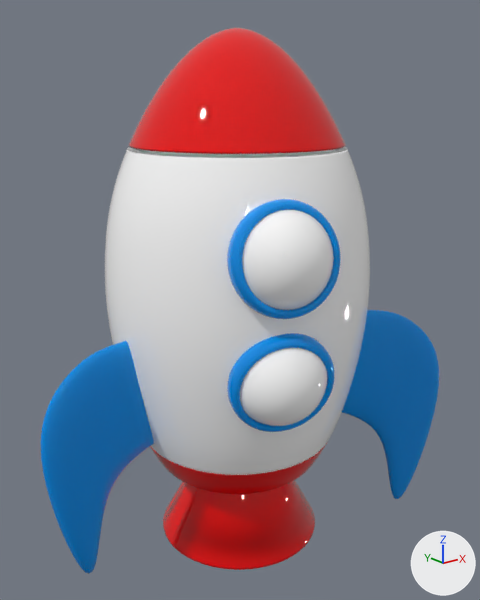
One commit to the FBX model Frontend/public/rocket.fbx: the scene before it, then after it.
The view is the same before and after, from a 50 mm lens placed at (-2.76, -3.47, 1.46), pointed at (0.03, 0.01, 0.06). The lights are fixed; the arrows at lower right show +X, +Y and +Z.
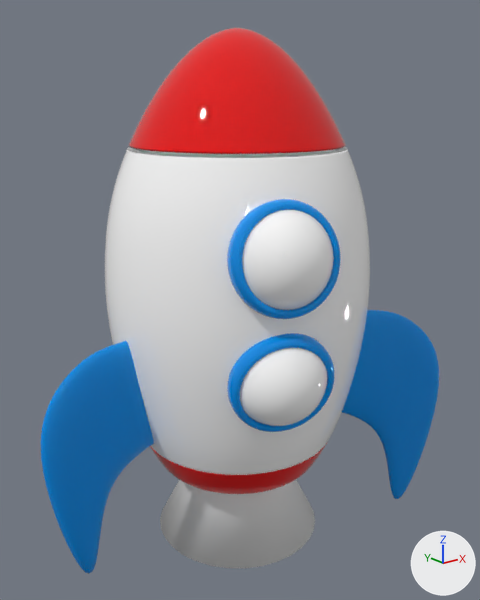
Commit message: CHANGED ROCKET

Where the newer file only moved an object's origin or applied its transform, the numbers keep the older frame.

Location of each change, (x1, y1, x2, y2) in pixels of the pictures (480 x 600 px):
part 1 of me_sphere_010, rebuilt: before (163, 480, 315, 570); after (160, 480, 315, 568)

Diff of the bpy script that builds the scene:
```diff
--- a/Frontend/public/rocket.fbx.py
+++ b/Frontend/public/rocket.fbx.py
@@ mat_material_013 @@
+mat_material_013 = principled_material('Material.013')
+mat_material_013.base_color = (0.8, 0.8, 0.8)  # white #e7e7e7
+mat_material_013.roughness = 0.4
@@ me_sphere_010 @@
 # used by ob_sphere_003; location = (0.0, 0.0, 0.0)
-me_sphere_010.from_pydata(...)  # 44261 vertices, 45876 faces; spans x -1.49..1.23, y -1.03..1.33, z -1.69..1.84
+me_sphere_010.from_pydata(...)  # 42478 vertices, 42465 faces; spans x -1.49..1.23, y -1.03..1.33, z -1.68..1.84
+# me_sphere_010 part 1: the loose piece of 1880 vertices spanning x -0.59..0.57, y -0.61..0.55, z -1.69..-0.83 is rebuilt with 97 vertices and now spans x -0.6..0.6, y -0.6..0.6, z -1.68..-0.49, in mat_material_013 (white #e7e7e7)
 me_sphere_010.materials.append(mat_material_014)
@@ me_sphere_010 @@
 me_sphere_010.materials.append(mat_material_016)
+me_sphere_010.materials.append(mat_material_013)  # white #e7e7e7
```
